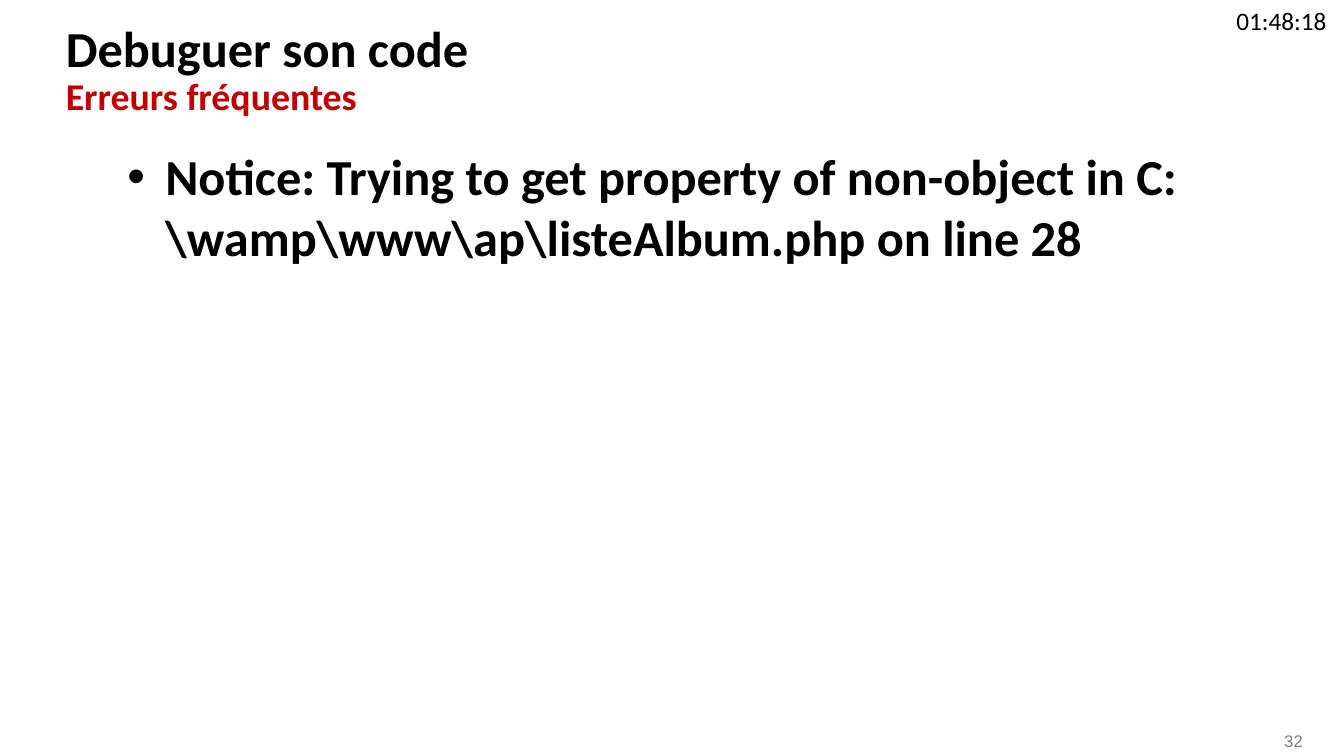
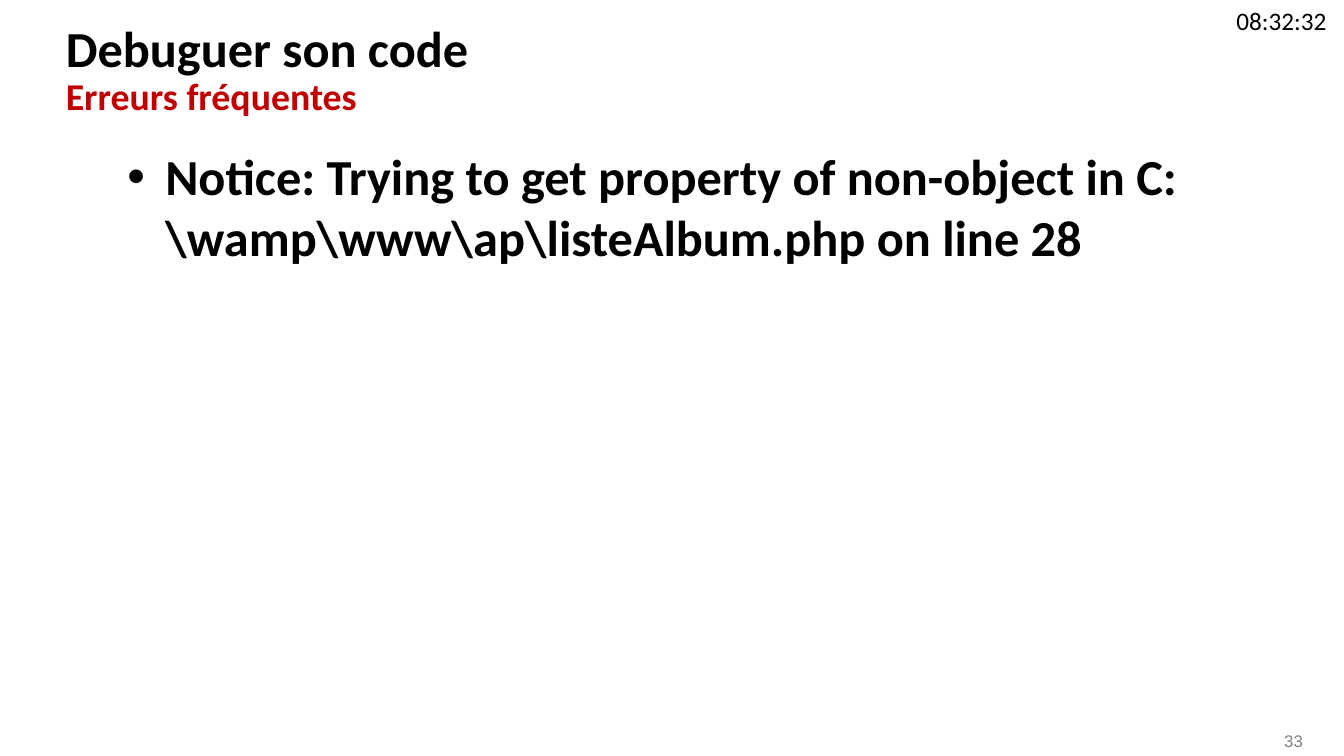
Before and after one commit to drupestre/phpudev, a slide deck: slide 33 of php_v0.1.pptx (slide 32 before the commit). Drawn at 1344x756 pixels with LibreOffice and Linux fonts; fonts in the diff are those of the drawing; background and template pictures are left out. Boxes give left, top, right and bottom in pixels: in the first picture for what was removed or moved away, otherwise in the second. Text is boxed around its words. In the diff, an @@ line names an element or a change of style, - is before the commit and + after.

Commit message:
Fix typos and add PSR slide

```diff
--- a/php_v0.1.pptx
+++ b/php_v0.1.pptx
@@ text at (x1=1236, y1=12, x2=1326, y2=31): text changed @@
-01:48:18
+08:32:32
@@ page number at (x1=1284, y1=735, x2=1303, y2=747): text changed @@
-32
+33
```
Also in this commit, not shown: 28 other slides changed, 2 slides added.
